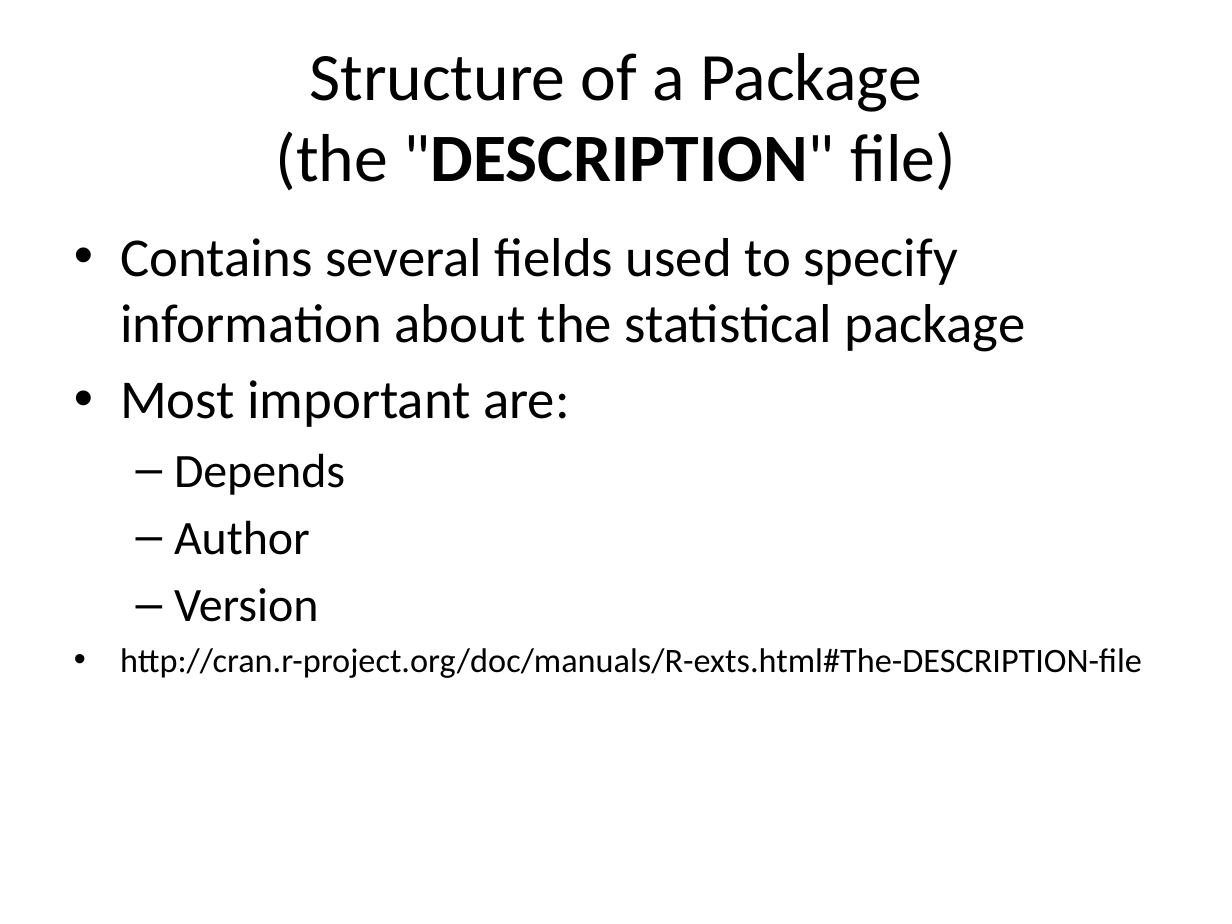
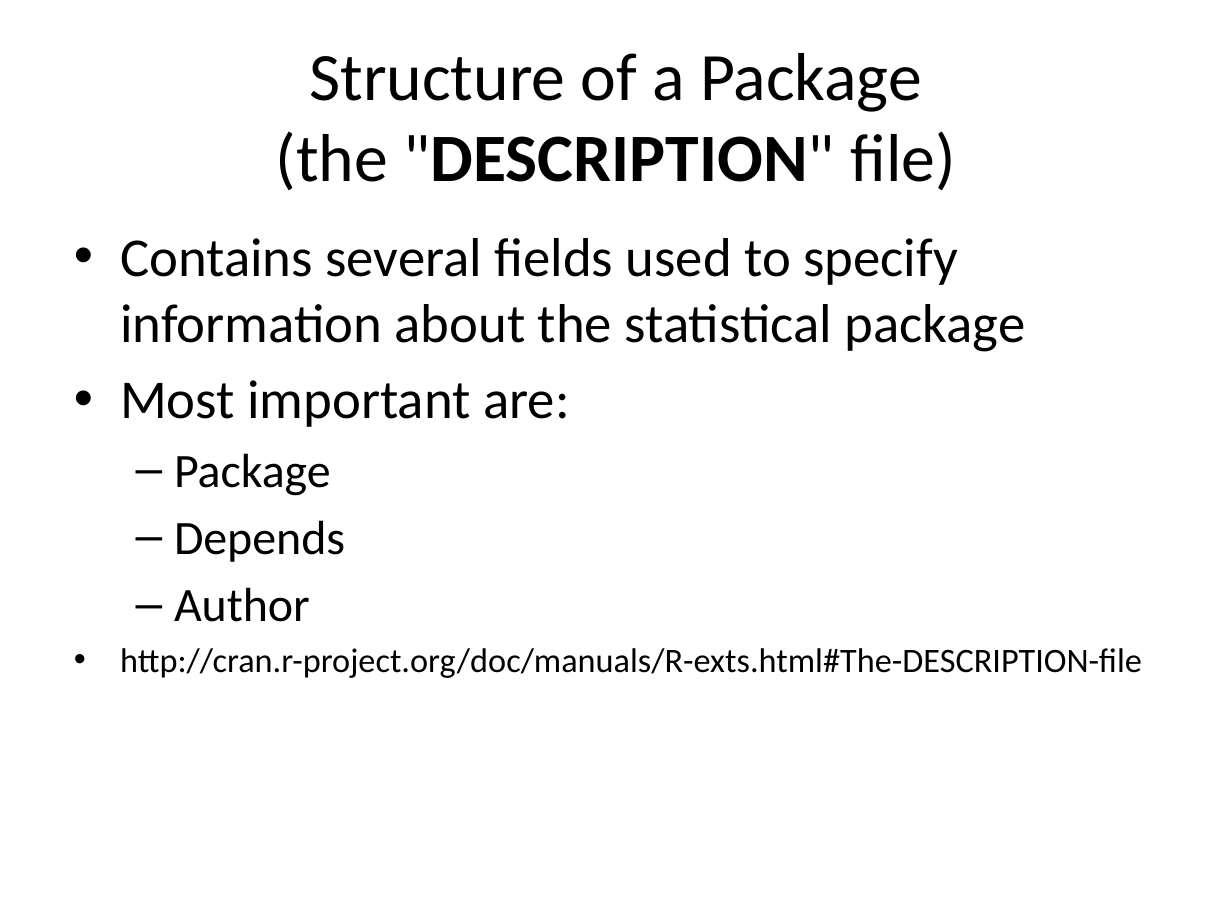
Before and after one commit to IQSS/Zelig4-Documentation, a slide deck: slide 7 of January-Class/Zelig_1_regressions.pptx. Drawn at 1232x924 pixels with LibreOffice and Linux fonts; fonts in the diff are those of the drawing. Boxes give left, top, right and bottom in pixels: in the first picture for what was removed or moved away, otherwise in the second. Text is boxed around its words. In the diff, an @@ line names an element or a change of style, - is before the commit and + after.

```diff
--- a/January-Class/Zelig_1_regressions.pptx
+++ b/January-Class/Zelig_1_regressions.pptx
@@ text at [174, 453, 331, 496]: paragraph added @@
+  – Package
@@ text at [174, 588, 318, 622]: paragraph removed @@
-  – Version
```
Also in this commit, not shown: 1 other slide changed, 2 slides added, 17 other files.
